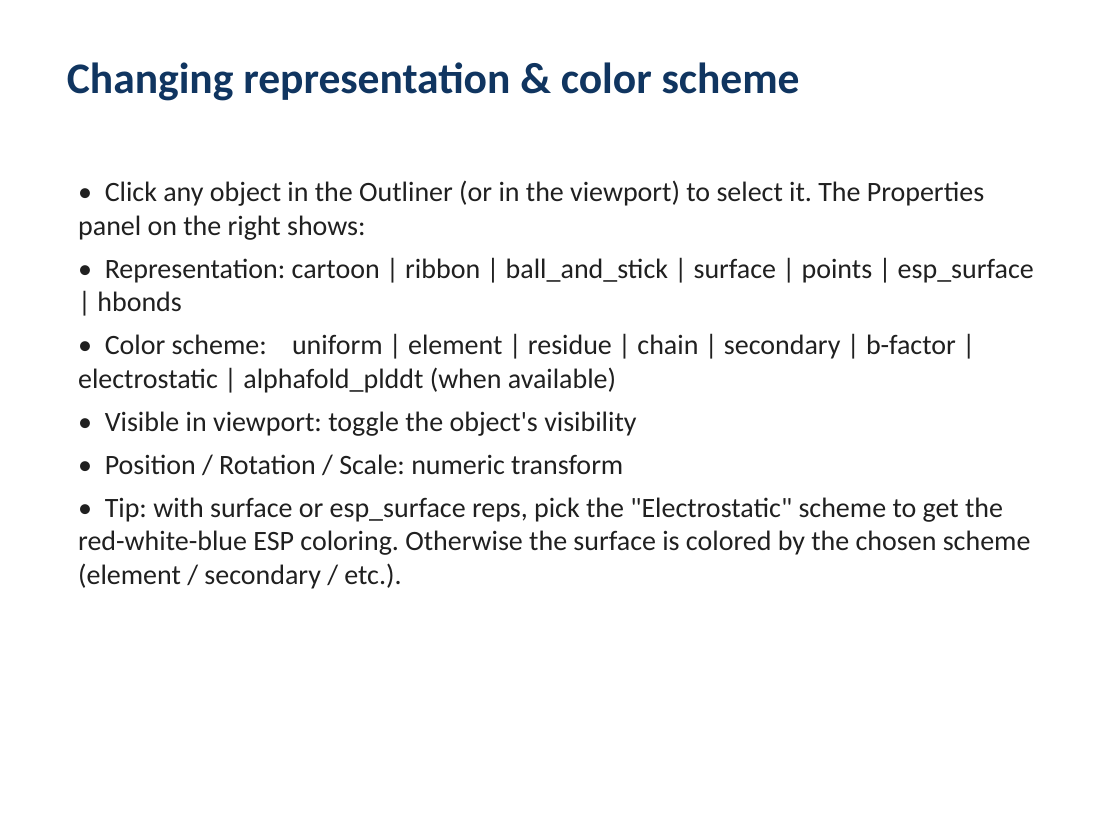
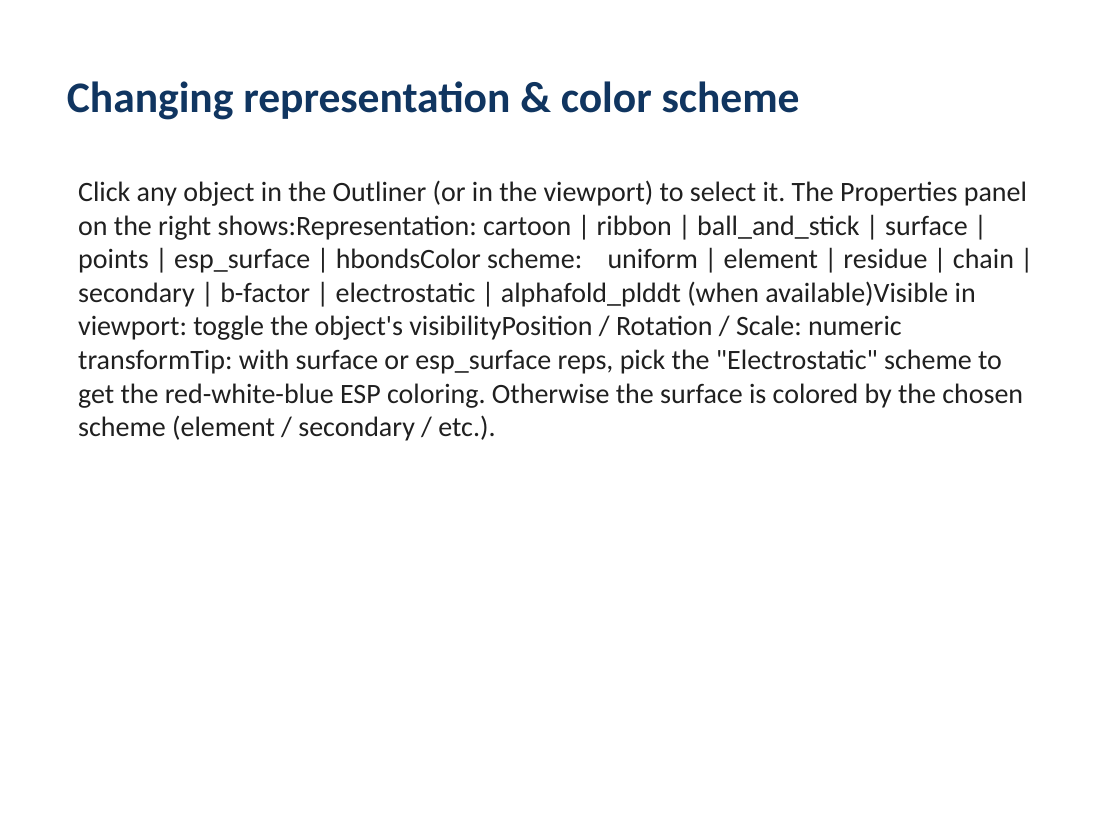
Before and after one commit to kekegg/protein-studio, a slide deck: slide 5 of docs/UserGuide.pptx. Drawn at 1120x840 pixels with LibreOffice and Linux fonts; fonts in the diff are those of the drawing. Boxes give left, top, right and bottom in pixels: in the first picture for what was removed or moved away, otherwise in the second. Text is boxed around its words. In the diff, an @@ line names an element or a change of style, - is before the commit and + after.

```diff
--- a/docs/UserGuide.pptx
+++ b/docs/UserGuide.pptx
@@ text "Changing representation & color scheme" at (67,81,800,120): vertical alignment top to middle @@
@@ text at (78,180,1027,441): text changed @@
-• Click any object in the Outliner (or in the viewport) to select it. The Properties panel on the right shows:
-• Representation: cartoon | ribbon | ball_and_stick | surface | points | esp_surface | hbonds
-• Color scheme: uniform | element | residue | chain | secondary | b-factor | electrostatic | alphafold_plddt (when available)
-• Visible in viewport: toggle the object's visibility
-• Position / Rotation / Scale: numeric transform
-• Tip: with surface or esp_surface reps, pick the "Electrostatic" scheme to get the red-white-blue ESP coloring. Otherwise the surface is colored by the chosen scheme (element / secondary / etc.).
+Click any object in the Outliner (or in the viewport) to select it. The Properties panel on the right shows:Representation: cartoon | ribbon | ball_and_stick | surface | points | esp_surface | hbondsColor scheme: uniform | element | residue | chain | secondary | b-factor | electrostatic | alphafold_plddt (when available)Visible in viewport: toggle the object's visibilityPosition / Rotation / Scale: numeric transformTip: with surface or esp_surface reps, pick the "Electrostatic" scheme to get the red-white-blue ESP coloring. Otherwise the surface is colored by the chosen scheme (element / secondary / etc.).
```
Also in this commit, not shown: 10 other slides changed, 1 slide added, 8 other files.
